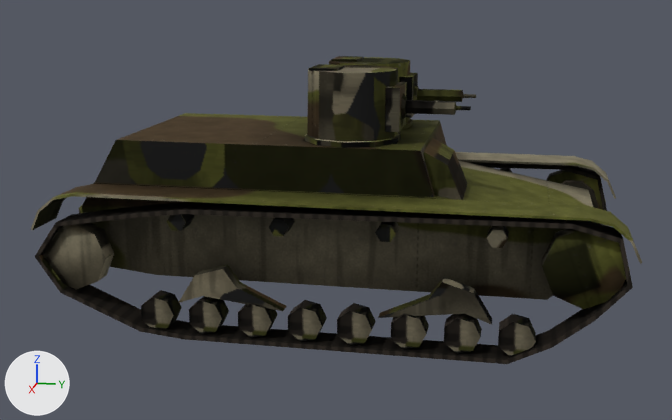
One commit to the Blender file models/7TP_dwuwiezowy_wz30/TP7_DW_MID.blend: the scene before it, then after it.
Camera for both pictures: a camera (50 mm lens) standing at (7.64, 1.43, 2.7) and looking at (0.07, -0.08, 0.81). Arrows for +X, +Y and +Z are at lower left; the lights stay in place. The first picture is the older version.

Objects in the first picture: 'Chassis', 'Chenille_Droite_01', 'Roue_D1', 'Roue_D10', 'Roue_D2', 'Roue_D3', 'Roue_D4', 'Roue_D5', 'Roue_D6', 'Roue_D7', 'Roue_D8', 'Roue_D9', 'Tourelle_01', 'Tourelle_02' and 6 more.
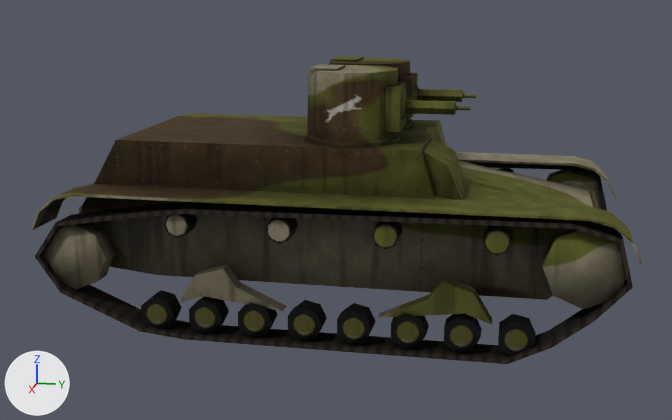
Changed parts and their boxes [x1, y1, x2, y2] in the pictures (672 x 420 px):
part 1 of me_chassis, added (yellow): after [483, 226, 512, 256]
part 2 of me_chassis, added (yellow): after [372, 222, 402, 250]
part 3 of me_chassis, added: after [266, 217, 298, 244]
part 4 of me_chassis, added: after [164, 214, 198, 238]
part 5 of me_chassis, deleted: before [167, 168, 512, 248]
part 6 of me_chassis, surface changed: [33, 121, 640, 324] in both
part 7 of me_tourelle_02, surface changed: [305, 64, 407, 148] in both
part 8 of me_roue_d1, surface changed (yellow to brown): [542, 230, 625, 309] in both
part 9 of me_roue_d2, surface changed: [499, 314, 536, 356] in both
part 10 of me_roue_d3, surface changed: [444, 314, 481, 353] in both
part 11 of me_roue_d4, surface changed: [391, 313, 428, 349] in both
part 12 of me_roue_d5, surface changed: [338, 303, 374, 345] in both
part 13 of me_roue_d6, surface changed: [289, 300, 324, 341] in both
part 14 of me_roue_d7, surface changed: [240, 303, 277, 338] in both
part 15 of me_roue_d8, surface changed: [192, 296, 225, 334] in both
part 16 of me_roue_d9, surface changed: [144, 290, 180, 329] in both

Diff of the bpy script that builds the scene:
```diff
--- a/models/7TP_dwuwiezowy_wz30/TP7_DW_MID.blend.py
+++ b/models/7TP_dwuwiezowy_wz30/TP7_DW_MID.blend.py
@@ me_chassis @@
-me_chassis.from_pydata(...)  # 324 vertices, 213 faces; spans x -1.2..1.2, y -2.29..2.29, z 0.26..1.48
+me_chassis.from_pydata(...)  # 356 vertices, 229 faces; spans x -1.2..1.2, y -2.29..2.29, z 0.26..1.48
+# me_chassis part 1: a new loose piece, an 8-sided cylinder along x spanning x 0.97..1.17, y 1.2..1.4, z 0.81..1.0, in mat_m_7tp
+# me_chassis part 2: a new loose piece, an 8-sided cylinder along x spanning x 0.97..1.17, y 0.4..0.6, z 0.81..1.0, in mat_m_7tp
+# me_chassis part 3: a new loose piece, an 8-sided cylinder along x spanning x 0.97..1.17, y -0.4..-0.2, z 0.81..1.0, in mat_m_7tp
+# me_chassis part 4: a new loose piece, an 8-sided cylinder along x spanning x 0.97..1.17, y -1.2..-1.0, z 0.81..1.0, in mat_m_7tp
+# me_chassis part 5: 8 loose pieces with 96 vertices, spanning x -1.17..1.17, y -1.17..1.38, z 0.87..0.99, are deleted
+# me_chassis part 6: 120 kept faces spanning x -1.2..1.2, y -2.29..2.29, z 0.26..1.48 get new texture (UV) coordinates
+# other edits to the shape of me_chassis do not show in these pictures
 me_chassis.materials.append(mat_m_7tp)
@@ me_tourelle_02 @@
 me_tourelle_02.from_pydata(...)  # 56 vertices, 44 faces; spans x -0.385..0.385, y -0.366..0.395, z 0.0..0.577
 # used by ob_tourelle_02; parent = ob_chassis; location = (0.4, 0.12, 1.477)
+# me_tourelle_02 part 7: texture (UV) coordinates of 44 of 44 faces, centred in x -0.348..0.348, y -0.366..0.395, z 0.0..0.577, changed; they spanned u 0.16..1.0, v 0.0..0.98 and now span u 0.0..1.0, v 0.0..1.0
 me_tourelle_02.materials.append(mat_m_7tp)
@@ me_roue_d1 @@
 me_roue_d1.from_pydata(...)  # 16 vertices, 10 faces; spans x -0.08..0.08, y -0.3..0.3, z -0.3..0.3
 # used by ob_roue_d1; parent = ob_roue_elev_d1; location = (0.0, 0.0, 0.0)
+# me_roue_d1 part 8: texture (UV) coordinates of 10 of 10 faces, centred in x -0.08..0.08, y -0.256..0.256, z -0.256..0.256, changed; they spanned u 0.0..0.97, v 0.5..0.95 and now span u 0.36..0.96, v 0.35..0.94
 me_roue_d1.materials.append(mat_m_7tp)
@@ me_roue_d2 @@
 me_roue_d2.from_pydata(...)  # 14 vertices, 9 faces; spans x -0.09..0.09, y -0.126..0.14, z -0.136..0.136
 # used by ob_roue_d2; parent = ob_roue_elev_d2; location = (0.0, 0.0, 0.0)
+# me_roue_d2 part 9: texture (UV) coordinates of 9 of 9 faces, centred in x -0.09..0.09, y -0.126..0.114, z -0.123..0.123, changed; they spanned u 0.07..0.97, v 0.54..0.97 and now span u 0.2..0.96, v 0.45..0.97
 me_roue_d2.materials.append(mat_m_7tp)
@@ me_roue_d3 @@
 me_roue_d3.from_pydata(...)  # 14 vertices, 9 faces; spans x -0.09..0.09, y -0.126..0.14, z -0.136..0.136
 # used by ob_roue_d3; parent = ob_roue_elev_d3; location = (0.0, 0.0, 0.0)
+# me_roue_d3 part 10: texture (UV) coordinates of 9 of 9 faces, centred in x -0.09..0.09, y -0.126..0.114, z -0.123..0.123, changed; they spanned u 0.07..0.97, v 0.54..0.97 and now span u 0.2..0.96, v 0.45..0.97
 me_roue_d3.materials.append(mat_m_7tp)
@@ me_roue_d4 @@
 me_roue_d4.from_pydata(...)  # 14 vertices, 9 faces; spans x -0.09..0.09, y -0.126..0.14, z -0.136..0.136
 # used by ob_roue_d4; parent = ob_roue_elev_d4; location = (0.0, 0.0, 0.0)
+# me_roue_d4 part 11: texture (UV) coordinates of 9 of 9 faces, centred in x -0.09..0.09, y -0.126..0.114, z -0.123..0.123, changed; they spanned u 0.07..0.97, v 0.54..0.97 and now span u 0.2..0.96, v 0.45..0.97
 me_roue_d4.materials.append(mat_m_7tp)
@@ me_roue_d5 @@
 me_roue_d5.from_pydata(...)  # 14 vertices, 9 faces; spans x -0.09..0.09, y -0.126..0.14, z -0.136..0.136
 # used by ob_roue_d5; parent = ob_roue_elev_d5; location = (0.0, 0.0, 0.0)
+# me_roue_d5 part 12: texture (UV) coordinates of 9 of 9 faces, centred in x -0.09..0.09, y -0.126..0.114, z -0.123..0.123, changed; they spanned u 0.07..0.97, v 0.54..0.97 and now span u 0.2..0.96, v 0.45..0.97
 me_roue_d5.materials.append(mat_m_7tp)
@@ me_roue_d6 @@
 me_roue_d6.from_pydata(...)  # 14 vertices, 9 faces; spans x -0.09..0.09, y -0.126..0.14, z -0.136..0.136
 # used by ob_roue_d6; parent = ob_roue_elev_d6; location = (0.0, 0.0, 0.0)
+# me_roue_d6 part 13: texture (UV) coordinates of 9 of 9 faces, centred in x -0.09..0.09, y -0.126..0.114, z -0.123..0.123, changed; they spanned u 0.07..0.97, v 0.54..0.97 and now span u 0.2..0.96, v 0.45..0.97
 me_roue_d6.materials.append(mat_m_7tp)
@@ me_roue_d7 @@
 me_roue_d7.from_pydata(...)  # 14 vertices, 9 faces; spans x -0.09..0.09, y -0.126..0.14, z -0.136..0.136
 # used by ob_roue_d7; parent = ob_roue_elev_d7; location = (0.0, 0.0, 0.0)
+# me_roue_d7 part 14: texture (UV) coordinates of 9 of 9 faces, centred in x -0.09..0.09, y -0.126..0.114, z -0.123..0.123, changed; they spanned u 0.07..0.97, v 0.54..0.97 and now span u 0.2..0.96, v 0.45..0.97
 me_roue_d7.materials.append(mat_m_7tp)
@@ me_roue_d8 @@
 me_roue_d8.from_pydata(...)  # 14 vertices, 9 faces; spans x -0.09..0.09, y -0.126..0.14, z -0.136..0.136
 # used by ob_roue_d8; parent = ob_roue_elev_d8; location = (0.0, 0.0, 0.0)
+# me_roue_d8 part 15: texture (UV) coordinates of 9 of 9 faces, centred in x -0.09..0.09, y -0.126..0.114, z -0.123..0.123, changed; they spanned u 0.07..0.97, v 0.54..0.97 and now span u 0.2..0.96, v 0.45..0.97
 me_roue_d8.materials.append(mat_m_7tp)
@@ me_roue_d9 @@
 me_roue_d9.from_pydata(...)  # 14 vertices, 9 faces; spans x -0.09..0.09, y -0.126..0.14, z -0.136..0.136
 # used by ob_roue_d9; parent = ob_roue_elev_d9; location = (0.0, 0.0, 0.0)
+# me_roue_d9 part 16: texture (UV) coordinates of 9 of 9 faces, centred in x -0.09..0.09, y -0.126..0.114, z -0.123..0.123, changed; they spanned u 0.07..0.97, v 0.54..0.97 and now span u 0.2..0.96, v 0.45..0.97
 me_roue_d9.materials.append(mat_m_7tp)
```
